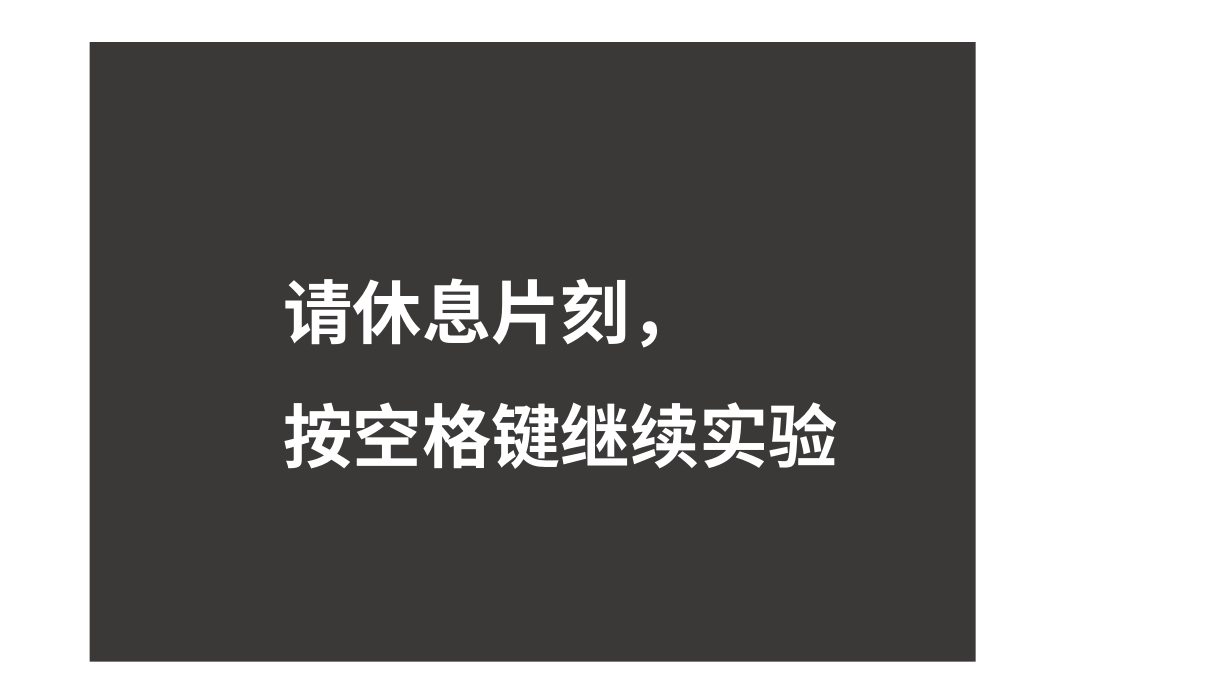
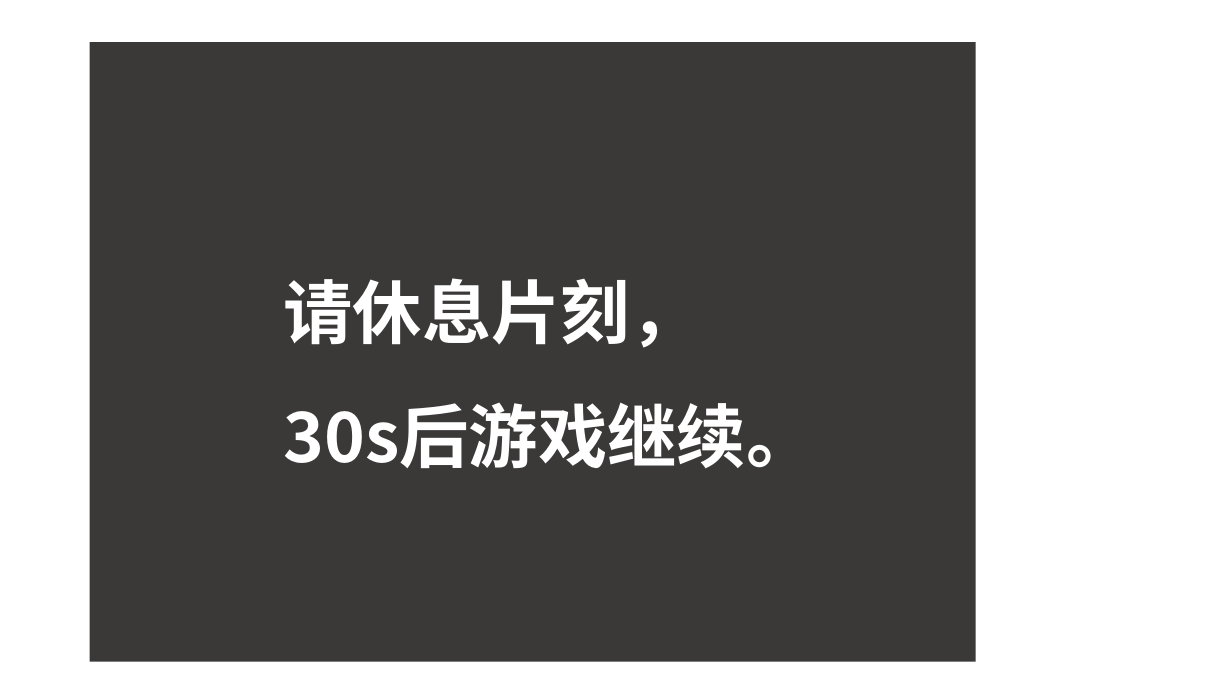
Before and after one commit to ChenyaGu/imagineWeCooperation, a slide deck: slide 9 of pictures/introduction.pptx (slide 6 before the commit). Drawn at 1232x693 pixels with LibreOffice and Linux fonts; fonts in the diff are those of the drawing. Boxes give left, top, right and bottom in pixels: in the first picture for what was removed or moved away, otherwise in the second. Text is boxed around its words. In the diff, an @@ line names an element or a change of style, - is before the commit and + after.

```diff
--- a/pictures/introduction.pptx
+++ b/pictures/introduction.pptx
@@ text in rectangle at bbox=[284, 402, 816, 468]: text changed @@
-        按空格键继续实验
+        30s后游戏继续。
```
Also in this commit, not shown: 4 other slides changed, 5 slides added, 1 slide removed, 22 other files.
